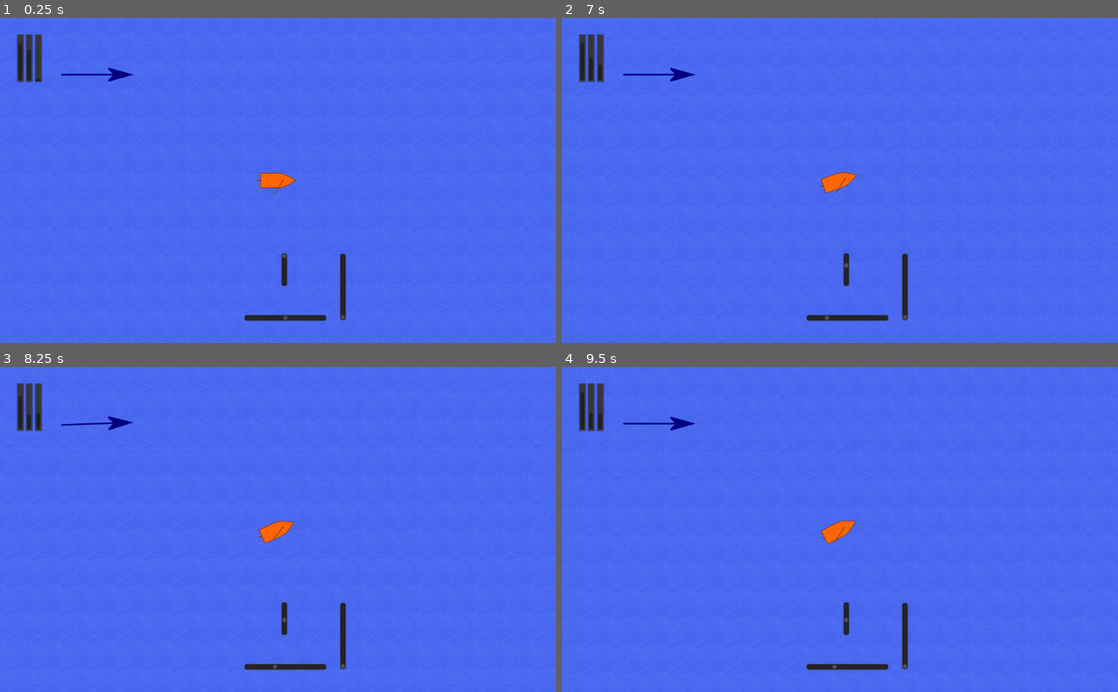
Above: before the commit, frames 1-4 (two rows, left to right).
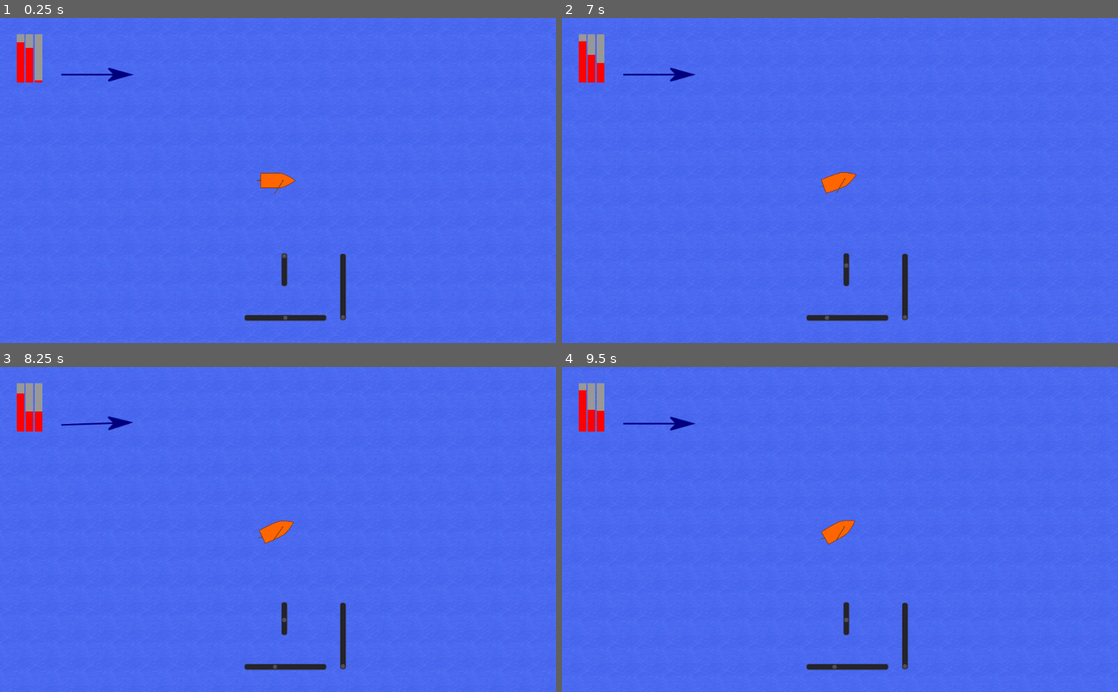
Above: after the commit, the same moments.

Repository: Windy1966/boot
Game: Godot game, scene res://Root.tscn
Same seed, same stepped clock (60 frames per second), same inputs: the game is played once before the commit and once after it. The engine's default icon, where the game draws it, is replaced by a stand-in: a white triangle on a blue panel in a dark square.
Inputs (mouse positions are in pixels of both pictures, inside the frame that each line leads up to):
- Up to frame 1 (0.25 s): no input
- Up to frame 2 (7 s): tap Enter at 0.5, 2.75, 4.25 s; move the mouse to (962, 164) at 0.52 s; hold D (rechts) 0.53-1.28 s; hold Q (steuerung_a) 0.53-1.28 s; move the mouse to (728, 196) at 1.27 s; hold S (unten) 1.28-2.03 s; tap E (steuerung_b) at 1.35, 4.35 s; tap Space at 2, 3.5, 5 s; move the mouse to (895, 109) at 2.02 s; hold D (rechts) 2.03-2.78 s; tap O (test_wind_minus) at 2.1, 5.1 s; move the mouse to (812, 245) at 2.77 s; hold W (oben) 2.78-3.53 s; tap P (test_wind_plus) at 2.85, 5.85 s; move the mouse to (1006, 229) at 3.52 s; hold Q (steuerung_a) 3.53-4.28 s; hold A (links) 3.53-5.03 s; move the mouse to (673, 131) at 4.27 s; move the mouse to (867, 180) at 5.02 s; hold S (unten) 5.03-5.78 s; move the mouse to (756, 99) at 5.77 s; hold D (rechts) 5.78-6.53 s; move the mouse to (962, 164) at 6.52 s; hold W (oben) from 6.53 s (still down); hold Q (steuerung_a) from 6.53 s (still down)
- Up to frame 3 (8.25 s): move the mouse to (166, 545) at 7.27 s; release W (oben) at 7.28 s; release Q (steuerung_a) at 7.28 s; hold D (rechts) 7.28-8.03 s; tap E (steuerung_b) at 7.35 s; move the mouse to (333, 458) at 8.02 s; hold S (unten) from 8.03 s (still down); tap O (test_wind_minus) at 8.1 s
- Up to frame 4 (9.5 s): move the mouse to (812, 594) at 8.77 s; release S (unten) at 8.78 s; hold A (links) from 8.78 s (still down); tap P (test_wind_plus) at 8.85 s

The runs differ from the first frame. In frame 1, 0.6% of the frame differs, in the area x 3-8%, y 4-20%; in frame 2, 0.7%; in frame 3, 0.7%; in frame 4, 0.7%, in the area x 3-53%, y 4-55%.

Commit message:
Anlegesteg mit Anlegebereich

Diff:
--- /dev/null
+++ b/Anlegesteg.gd
@@ -0,0 +1,34 @@
+extends Node2D
+
+var boot_coll
+var hafen_coll
+var hafen_punkte
+var hafen_schalter:bool=false
+
+func _ready():
+	hafen_coll = get_node("Anlegebereich/CollisionPolygon2D")
+	hafen_punkte = hafen_coll.global_transform.xform(hafen_coll.polygon)
+
+func _physics_process(delta):
+	if hafen_schalter:
+		_insgesamt_im_hafen()
+	if Input.is_key_pressed(KEY_A):
+		for dummi in Global.z_boot.get_child_count():
+			print(Global.z_boot.get_child (dummi))
+
+func _on_Anlegebereich_body_entered(body):
+	hafen_schalter = true
+
+func _on_Anlegebereich_body_exited(body):
+	hafen_schalter = false
+
+func _insgesamt_im_hafen():
+	boot_coll = Global.z_boot.get_node("CollisionPolygon2D")
+	var boot_punkte = boot_coll.global_transform.xform(boot_coll.polygon)
+	var boot_im_feld := true
+	for point in boot_punkte:
+		if not Geometry.is_point_in_polygon(point, hafen_punkte):
+			boot_im_feld = false
+			break
+	if boot_im_feld:
+		print("Im Hafenbereich")
--- a/Global.gd
+++ b/Global.gd
@@ -9,3 +9,4 @@
 var kraft_auf_segel:float = 0
 var kraft_in_fahrtrichtung:float = 0
 var geschwindigkeit:float = 0
+var z_boot:Node2D
--- a/HUD.tscn
+++ b/HUD.tscn
@@ -1,13 +1,26 @@
-[gd_scene load_steps=3 format=2]
+[gd_scene load_steps=6 format=2]
 
 [ext_resource path="res://bilder/pfeil.png" type="Texture" id=1]
 [ext_resource path="res://HUD.gd" type="Script" id=2]
+
+[sub_resource type="StyleBoxFlat" id=1]
+
+[sub_resource type="StyleBoxFlat" id=2]
+bg_color = Color( 1, 0, 0, 1 )
+
+[sub_resource type="Theme" id=3]
+ProgressBar/colors/font_color = Color( 1, 1, 1, 1 )
+ProgressBar/colors/font_color_shadow = Color( 1, 1, 1, 1 )
+ProgressBar/fonts/font = null
+ProgressBar/styles/bg = SubResource( 1 )
+ProgressBar/styles/fg = SubResource( 2 )
 
 [node name="HUD" type="Control"]
 anchor_left = 0.5
 anchor_top = 0.5
 anchor_right = 0.5
 anchor_bottom = 0.5
+theme = SubResource( 3 )
 script = ExtResource( 2 )
 __meta__ = {
 "_edit_use_anchors_": false
--- a/KinematicBody2D.gd
+++ b/KinematicBody2D.gd
@@ -62,8 +62,11 @@
 	# Kraft auf Segel 0 - 10
 	# Windrichtung im 90° zur Segelfläche = 100%
 	Global.kraft_auf_segel = abs(sin(rotation + z_mast.rotation - Global.windrichtung)) * Global.windstaerke
+
 	# Kraft auf Segel im 90° zur Fahrtrichtung = 100%
-	Global.kraft_in_fahrtrichtung = Global.kraft_auf_segel * abs(sin(z_mast.rotation)) * segel
+	Global.kraft_in_fahrtrichtung = Global.kraft_auf_segel * abs(sin(z_mast.rotation))# * segel
+	Global.kraft_in_fahrtrichtung += (Global.kraft_auf_segel - Global.kraft_in_fahrtrichtung) / 10
+	Global.kraft_in_fahrtrichtung *= segel
 	if Global.kraft_in_fahrtrichtung > Global.geschwindigkeit:
 		div = Global.kraft_in_fahrtrichtung - Global.geschwindigkeit
 		Global.geschwindigkeit += div / 200
--- a/Seekarte.gd
+++ b/Seekarte.gd
@@ -8,8 +8,10 @@
 var z_sb_segel:VScrollBar
 var z_Kamera:Camera2D
 var z_hud:Control
-var z_boot: KinematicBody2D
 var z_cam: Camera2D
+#var z_boot_shape:Shape2D
+#var z_boot_coll:CollisionShape2D
+
 
 var zoom:int = 1
 var windrichtung:float
@@ -20,6 +22,8 @@
 var proz_ruder:float
 var proz_segel:float
 var aktiv_id:int = 0
+var im_hafen:bool = false
+
 
 func _ready():
 	z_windrichtung = get_node("Camera2D/HUD/Sp_Windrichtung")
@@ -28,13 +32,15 @@
 	z_sb_segel = get_node("Camera2D/HUD/VSBSegel")
 	z_Kamera = get_node("Camera2D")
 	z_hud = get_node("Camera2D/HUD")
-	z_boot = get_node("Boot/KinematicBody2D")
+	#z_boot_shape = get_node("Boot/KinematicBody2D/CollisionPolygon2D").get_shape()
+	#z_boot_coll = get_node("Boot/KinematicBody2D/CollisionPolygon2D")
+	Global.z_boot = get_node("Boot/KinematicBody2D")
 	proz_seil = (z_sb_seil.max_value - z_sb_seil.min_value) / 100
 	proz_ruder = (z_sb_ruder.max_value - z_sb_ruder.min_value) / 100
 	proz_segel = (z_sb_segel.max_value - z_sb_segel.min_value) / 100
 
 func _process(delta):
-	z_Kamera.global_position = z_boot.global_position
+	z_Kamera.global_position = Global.z_boot.global_position
 
 func set_windrichtung():
 	if windrichtung > PI:
--- /dev/null
+++ b/welt/Anlegesteg.tscn
@@ -0,0 +1,38 @@
+[gd_scene load_steps=3 format=2]
+
+[ext_resource path="res://welt/img/hafen_tile.png" type="Texture" id=1]
+[ext_resource path="res://Anlegesteg.gd" type="Script" id=2]
+
+[node name="Anlegesteg" type="Node2D"]
+script = ExtResource( 2 )
+
+[node name="Steg1" type="Line2D" parent="."]
+position = Vector2( -102, 225 )
+points = PoolVector2Array( 264, -475, 260, 68 )
+width = 128.0
+default_color = Color( 1, 1, 1, 1 )
+texture = ExtResource( 1 )
+texture_mode = 1
+
+[node name="Steg2" type="Line2D" parent="."]
+position = Vector2( -89, 136 )
+points = PoolVector2Array( -167, -437, 375, -435 )
+width = 128.0
+default_color = Color( 1, 1, 1, 1 )
+texture = ExtResource( 1 )
+texture_mode = 1
+
+[node name="StaticBody2D" type="StaticBody2D" parent="."]
+position = Vector2( -102, 225 )
+
+[node name="CollisionPolygon2D" type="CollisionPolygon2D" parent="StaticBody2D"]
+polygon = PoolVector2Array( 204, 63, 211, -475, -154, -474, -155, -579, 386, -577, 387, -468, 314, -471, 313, 65 )
+
+[node name="Anlegebereich" type="Area2D" parent="."]
+
+[node name="CollisionPolygon2D" type="CollisionPolygon2D" parent="Anlegebereich"]
+position = Vector2( 0, 15 )
+polygon = PoolVector2Array( -255, -363, 285, -362, 285, -615, -253, -616 )
+
+[connection signal="body_entered" from="Anlegebereich" to="." method="_on_Anlegebereich_body_entered"]
+[connection signal="body_exited" from="Anlegebereich" to="." method="_on_Anlegebereich_body_exited"]
--- a/welt/Inseln.tscn
+++ b/welt/Inseln.tscn
@@ -1,6 +1,6 @@
 [gd_scene load_steps=10 format=2]
 
-[ext_resource path="res://welt/hafen.tscn" type="PackedScene" id=1]
+[ext_resource path="res://welt/Anlegesteg.tscn" type="PackedScene" id=1]
 [ext_resource path="res://welt/insel8.tscn" type="PackedScene" id=3]
 [ext_resource path="res://welt/insel4.tscn" type="PackedScene" id=4]
 [ext_resource path="res://welt/insel1.tscn" type="PackedScene" id=5]
@@ -38,17 +38,17 @@
 [node name="Insel8" parent="inselgruppe" instance=ExtResource( 3 )]
 position = Vector2( -6381, 7263 )
 
-[node name="Hafen" parent="inselgruppe" instance=ExtResource( 1 )]
-position = Vector2( -3166, 3602 )
+[node name="Anlegesteg" parent="." instance=ExtResource( 1 )]
+position = Vector2( -3411, 3657 )
 
-[node name="Hafen4" parent="inselgruppe" instance=ExtResource( 1 )]
-position = Vector2( -7912, -3910 )
-rotation = 1.07241
+[node name="Anlegesteg2" parent="." instance=ExtResource( 1 )]
+position = Vector2( 1580, -1909 )
+rotation = 0.870956
 
-[node name="Hafen2" parent="inselgruppe" instance=ExtResource( 1 )]
-position = Vector2( 2962, -1077 )
-rotation = 0.626739
+[node name="Anlegesteg3" parent="." instance=ExtResource( 1 )]
+position = Vector2( 629, -8834 )
+rotation = -2.39332
 
-[node name="Hafen3" parent="inselgruppe" instance=ExtResource( 1 )]
-position = Vector2( 452, -8999 )
-rotation = 3.45804
+[node name="Anlegesteg4" parent="." instance=ExtResource( 1 )]
+position = Vector2( -8031, -3971 )
+rotation = 0.818608
